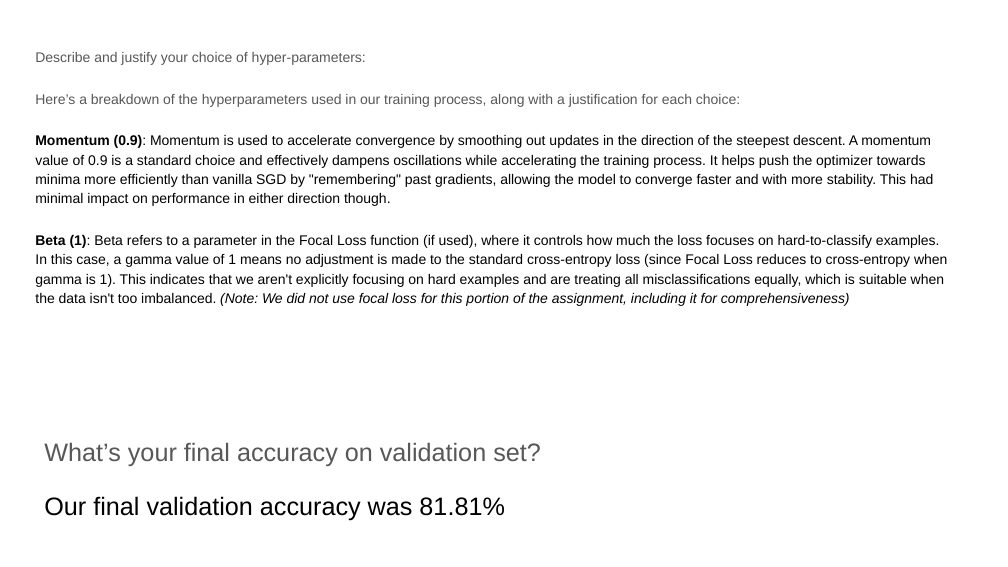
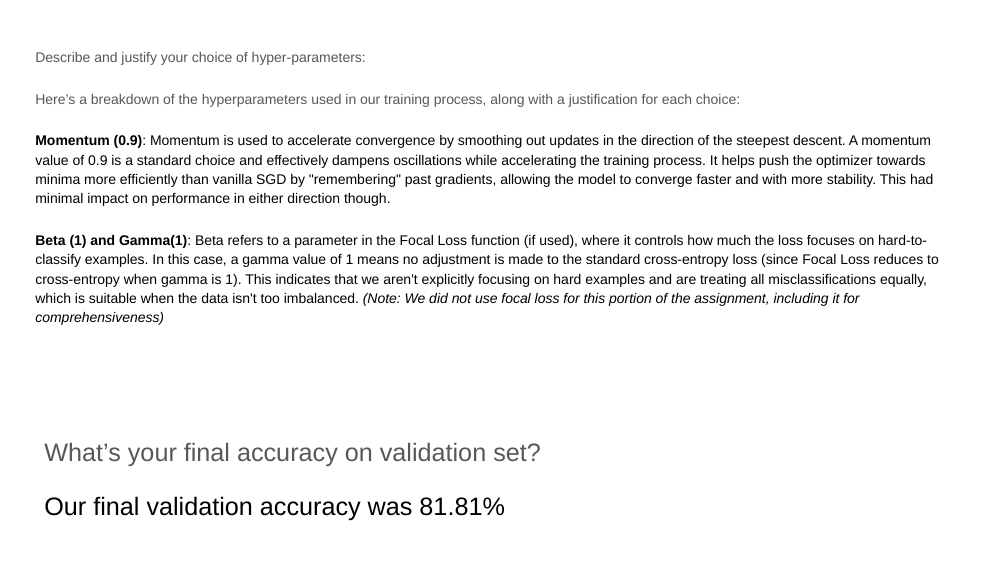
Before and after one commit to mccarvik/georgia_tech, a slide deck: slide 21 of deep_learning/2_assign/assignment2/report-template-a2 - McCarville.pptx. Drawn at 1008x567 pixels with LibreOffice and Linux fonts; fonts in the diff are those of the drawing. Boxes give left, top, right and bottom in pixels: in the first picture for what was removed or moved away, otherwise in the second. Text is boxed around its words. In the diff, an @@ line names an element or a change of style, - is before the commit and + after.

```diff
--- a/deep_learning/2_assign/assignment2/report-template-a2 - McCarville.pptx
+++ b/deep_learning/2_assign/assignment2/report-template-a2 - McCarville.pptx
@@ text at (35,235,939,325): text changed @@
-Beta (1): Beta refers to a parameter in the Focal Loss function (if used), where it controls how much the loss focuses on hard-to-classify examples. In this case, a gamma value of 1 means no adjustment is made to the standard cross-entropy loss (since Focal Loss reduces to cross-entropy when gamma is 1). This indicates that we aren't explicitly focusing on hard examples and are treating all misclassifications equally, which is suitable when the data isn't too imbalanced. (Note: We did not use focal loss for this portion of the assignment, including it for comprehensiveness)
+Beta (1) and Gamma(1): Beta refers to a parameter in the Focal Loss function (if used), where it controls how much the loss focuses on hard-to-classify examples. In this case, a gamma value of 1 means no adjustment is made to the standard cross-entropy loss (since Focal Loss reduces to cross-entropy when gamma is 1). This indicates that we aren't explicitly focusing on hard examples and are treating all misclassifications equally, which is suitable when the data isn't too imbalanced. (Note: We did not use focal loss for this portion of the assignment, including it for comprehensiveness)
```
Also in this commit, not shown: 6 other slides changed, 2 other files.
